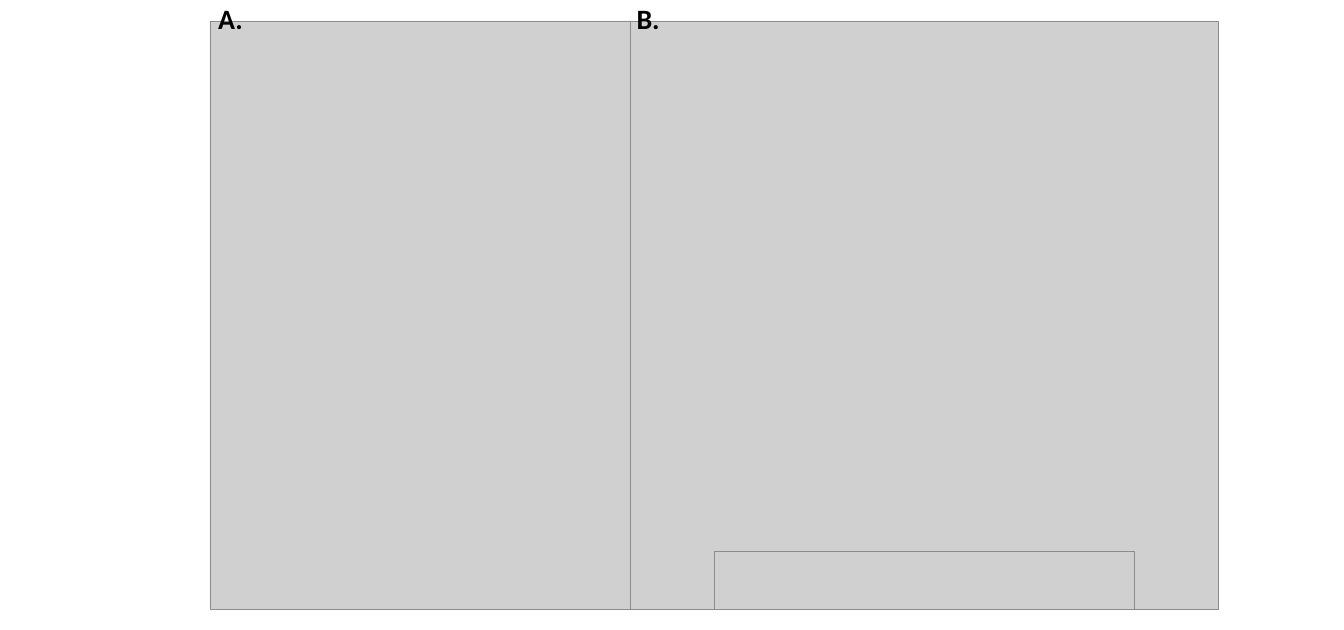
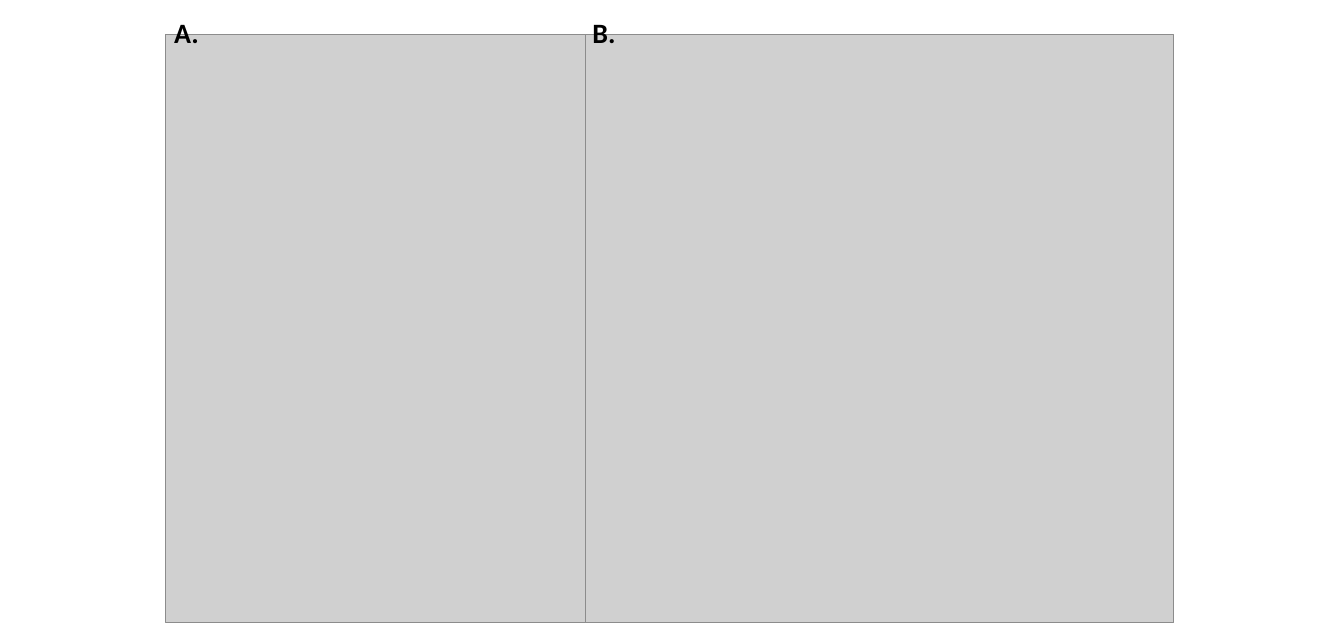
Before and after one commit to andlab-harvard/cogeff_paper_phaneuf-hadd, a slide deck: slide 7 of annotated_figs/annotated_figs.pptx (slide 6 before the commit). Drawn at 1344x630 pixels with LibreOffice and Linux fonts; fonts in the diff are those of the drawing; grey boxes stand for pictures. Boxes give left, top, right and bottom in pixels: in the first picture for what was removed or moved away, otherwise in the second. Text is boxed around its words. In the diff, an @@ line names an element or a change of style, - is before the commit and + after.

```diff
--- a/annotated_figs/annotated_figs.pptx
+++ b/annotated_figs/annotated_figs.pptx
@@ 2 pictures, 2 texts: place and size @@
-2 pictures, 2 texts at <box>210,6,1218,609</box>
+2 pictures, 2 texts at <box>166,19,1174,622</box>
@@ picture removed at <box>714,551,1134,609</box> @@
```
Also in this commit, not shown: 6 other slides changed, 39 other files.
